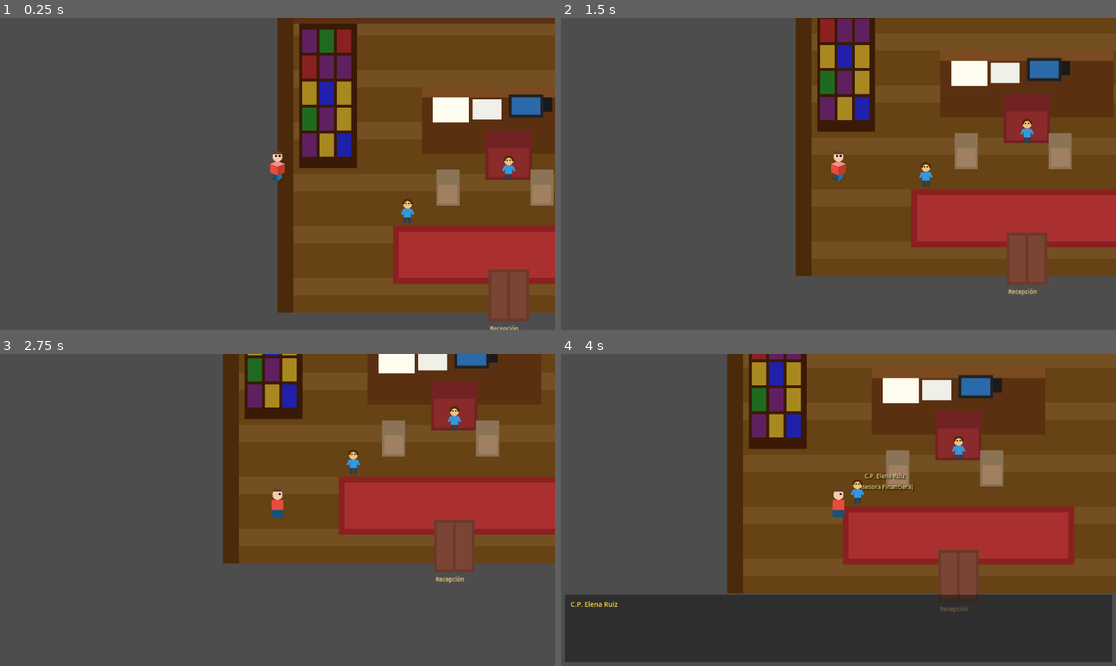
Above: before the commit, frames 1-4 (two rows, left to right).
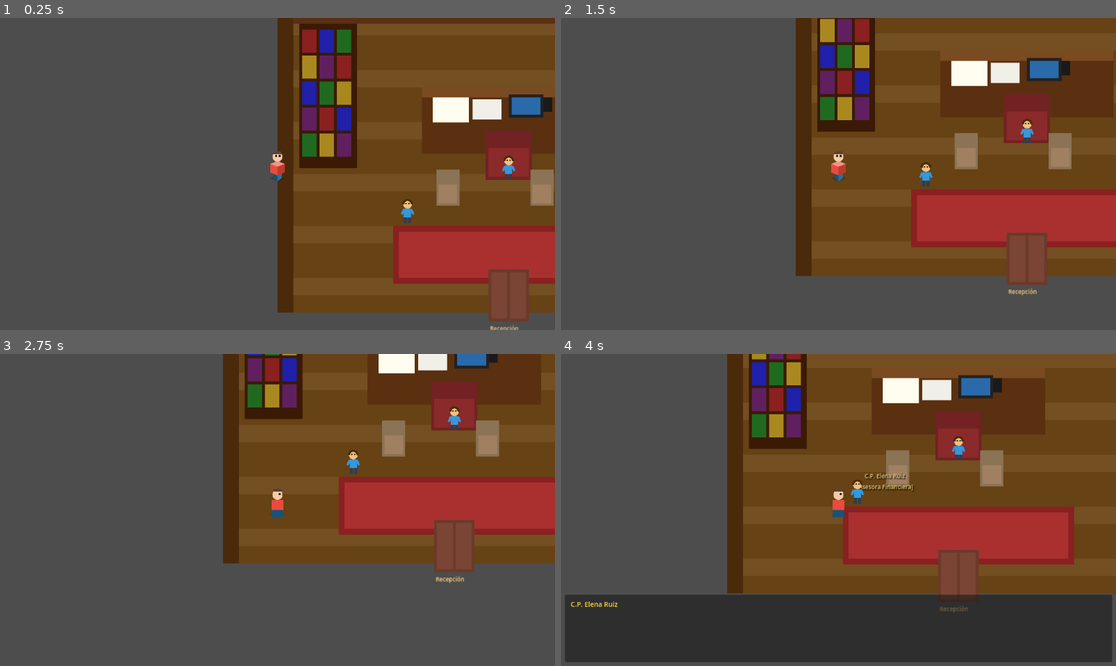
Above: after the commit, the same moments.

Repository: Edmex22/JUEGO-DEL-bajiO
Game: Godot game, scene res://scenes/presidencia/despacho.tscn
Same seed, same stepped clock (60 frames per second), same inputs: the game is played once before the commit and once after it. This scene is started directly instead of the project's main scene.
Inputs (mouse positions are in pixels of both pictures, inside the frame that each line leads up to):
- Up to frame 1 (0.25 s): no input
- Up to frame 2 (1.5 s): tap Enter (ui_accept) at 0.5, 0.77 s; move the mouse to (960, 158) at 0.52 s; hold D (move_right) 0.53-1.28 s; tap E (interact) at 0.6, 1.35 s; click (960, 158) at 0.67 s; move the mouse to (727, 189) at 1.27 s; hold S (move_down) from 1.28 s (still down)
- Up to frame 3 (2.75 s): tap Enter (ui_accept) at 1.52 s; move the mouse to (333, 441) at 2.02 s; release S (move_down) at 2.03 s; hold D (move_right) from 2.03 s (still down); tap E (interact) at 2.1 s
- Up to frame 4 (4 s): move the mouse to (810, 572) at 2.77 s; release D (move_right) at 2.78 s; hold W (move_up) 2.78-3.53 s; tap E (interact) at 2.85, 3.6 s; click (810, 572) at 2.92 s; tap Enter (ui_accept) at 3.02, 3.77 s; move the mouse to (1005, 556) at 3.52 s; hold A (move_left) from 3.53 s (still down)

The runs differ from the first frame. In frame 1, 2.4% of the frame differs, in the area x 54-64%, y 3-45%; in frame 2, 1.8%; in frame 3, 1.0%; in frame 4, 1.5%.

Commit message:
fix: pick_random() devuelve Variant — reemplazar con índice fijo
Co-Authored-By: Claude Opus 4.8 <noreply@anthropic.com>
Claude-Session: https://claude.ai/code/session_013ABLjw4tJ4gWc96d8ikdtv

Diff:
--- a/scripts/presidencia_despacho.gd
+++ b/scripts/presidencia_despacho.gd
@@ -47,10 +47,10 @@
 
 	# Librero lateral
 	_rect(Vector2(30, 80), Vector2(80, 200), Color("#3A1A05"))
+	var colores_libros: Array[Color] = [Color("#8A2020"), Color("#2020AA"), Color("#206A20"), Color("#AA8820"), Color("#602060")]
 	for ry in range(0, 5):
 		for rx in range(0, 3):
-			var c := [Color("#8A2020"), Color("#2020AA"), Color("#206A20"),
-					  Color("#AA8820"), Color("#602060")].pick_random()
+			var c: Color = colores_libros[(ry * 3 + rx) % colores_libros.size()]
 			_rect(Vector2(34 + rx * 24, 88 + ry * 36), Vector2(20, 32), c)
 
 	# Cuadro del presidente (retrato)
